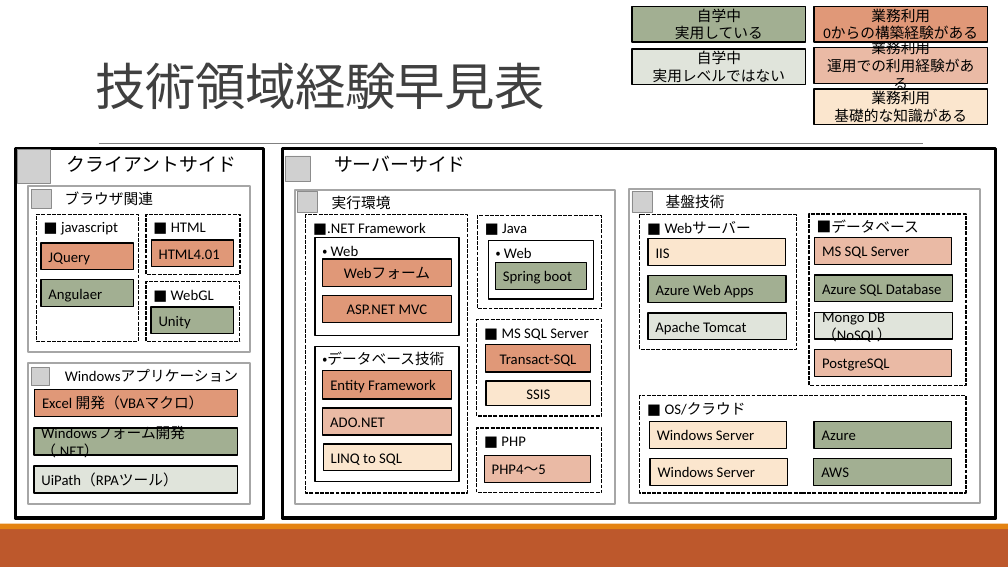
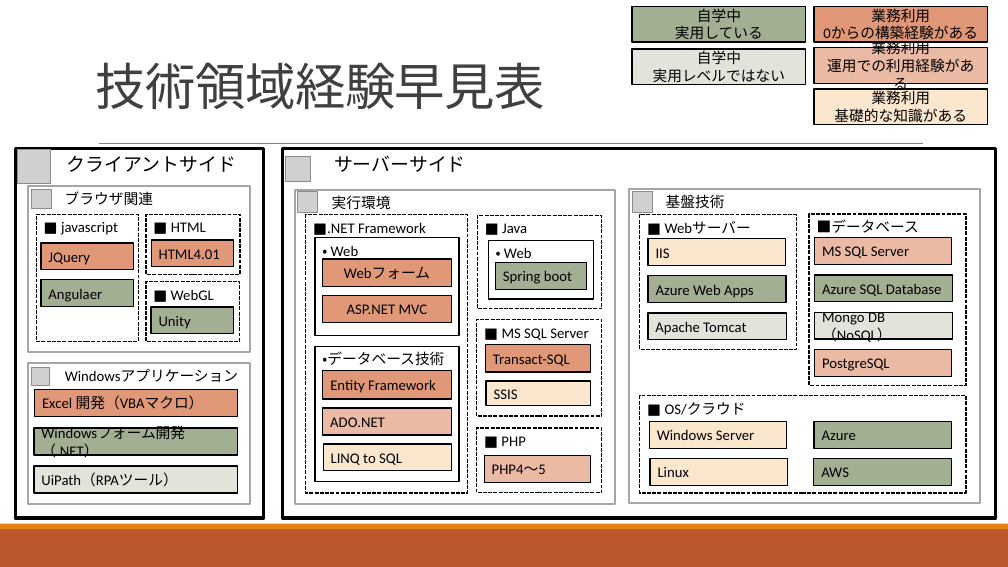
Before and after one commit to yhcodelibrary/document, a slide deck: slide 1 of 職務経歴早見表.pptm. Drawn at 1008x567 pixels with LibreOffice and Linux fonts; fonts in the diff are those of the drawing; grey boxes stand for pictures. Boxes give left, top, right and bottom in pixels: in the first picture for what was removed or moved away, otherwise in the second. Text is boxed around its words. In the diff, an @@ line names an element or a change of style, - is before the commit and + after.

Commit message:
微修正

```diff
--- a/職務経歴早見表.pptm
+++ b/職務経歴早見表.pptm
@@ rectangle "Transact-SQL" at bbox=[485, 345, 591, 372]: alignment centre to left @@
@@ rectangle "SSIS" at bbox=[486, 381, 591, 405]: alignment centre to left @@
@@ text in rectangle at bbox=[658, 467, 689, 477]: text changed @@
-Windows Server
+Linux
```
